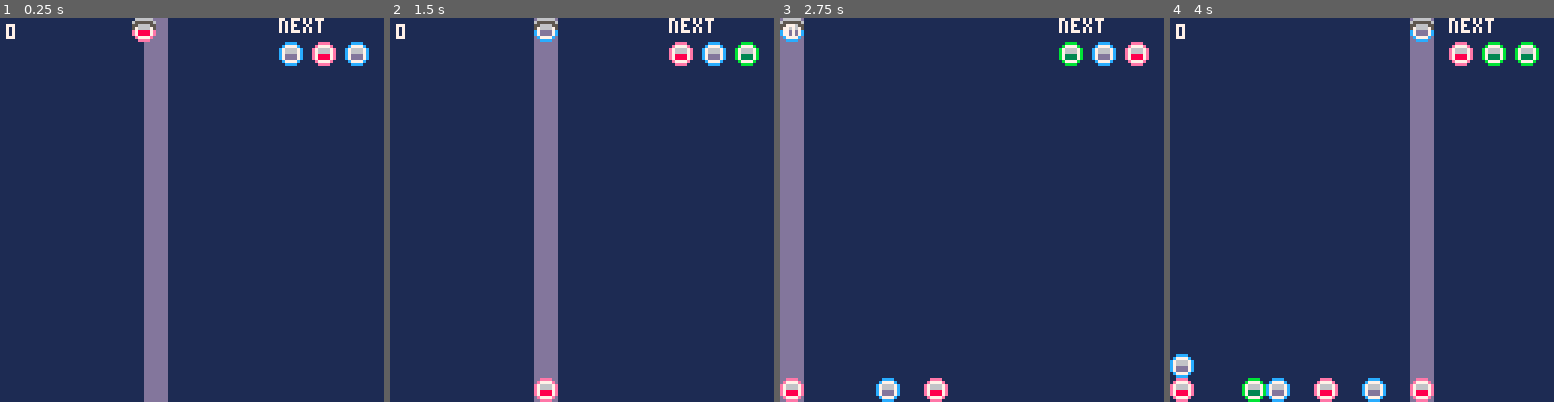
Above: before the commit, frames 1-4 (left to right).
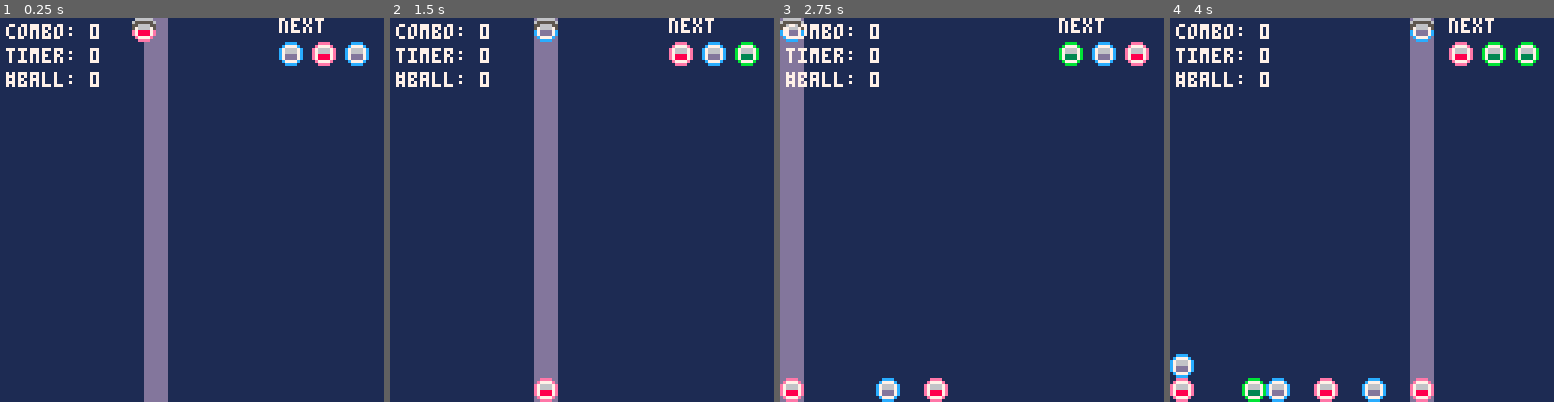
Above: after the commit, the same moments.

Repository: naufalazzmy/pico8miniproject
Game: PICO-8 cartridge shootstack.p8
Two runs of this game, one before a commit and one after it. Both use one fixed random seed, a clock stepped at 60 frames per second and the inputs below.
Inputs:
- Up to frame 1 (0.25 s): no input
- Up to frame 2 (1.5 s): tap X (X key) at 1.07 s
- Up to frame 3 (2.75 s): hold Left 1.97-2.37 s; tap X (X key) at 2.07, 2.4, 2.73 s
- Up to frame 4 (4 s): hold Right 2.87-3.53 s; tap X (X key) at 3.07, 3.4, 3.73 s

The runs differ from the first frame. In frame 1, 1.2% of the frame differs, in the area x 1-26%, y 1-18%; in frame 2, 1.2%; in frame 3, 1.1%; in frame 4, 1.2%.

Commit message:
Update shootstack.p8

Diff:
--- a/shootstack.p8
+++ b/shootstack.p8
@@ -8,8 +8,13 @@
 	colcount=11
 	columns={}
 
+	score=0
+	numball=0
+
 	combo=0
-	score=0
+	combo_timer=0
+	combo_duration=3
+
 
 	spawn_timer=0
  spawn_interval=1000 -- seconds
@@ -104,6 +109,11 @@
  end
 end
 
+function add_combo()
+ combo+=1
+ combo_timer=combo_duration*60
+end
+
 function shoot(index,ball)
  local targetpos=128-(cell*#columns[index].stacks)-cell
  local spd=1
@@ -125,6 +135,8 @@
 function _update60()
   local dt = 1/60
   spawn_timer+=1/60
+
+  update_combo()
 
   if spawn_timer >= spawn_interval then
    spawn_timer = 0
@@ -168,6 +180,17 @@
 
   update_matches()
 end
+
+function update_combo()
+ if combo_timer>0 then
+  combo_timer-=1
+   if combo_timer==0 then
+    combo=0
+   end
+  end
+end
+
+
 -->8
 --draw
 function _draw()
@@ -182,7 +205,10 @@
 
 function debug_col()
  --local col=shooter_col()
- print(combo,2,2,7)
+-- print(combo,2,2,7)
+ print("combo: "..combo, 2, 2, 7)
+ print("timer: "..flr(combo_timer/30), 2, 10, 7)
+ print("#ball: "..numball, 2, 18, 7)
 -- print(shooter.current.ypos,56,56)
  --print(columns[1].stacks[1].color,7)
 end
@@ -328,7 +354,7 @@
 end
 
 function remove_and_gravity(to_remove)
- combo+=1
+ add_combo()
  for c=1,#columns do
   local newstack = {}
   for r=1,#columns[c].stacks do
